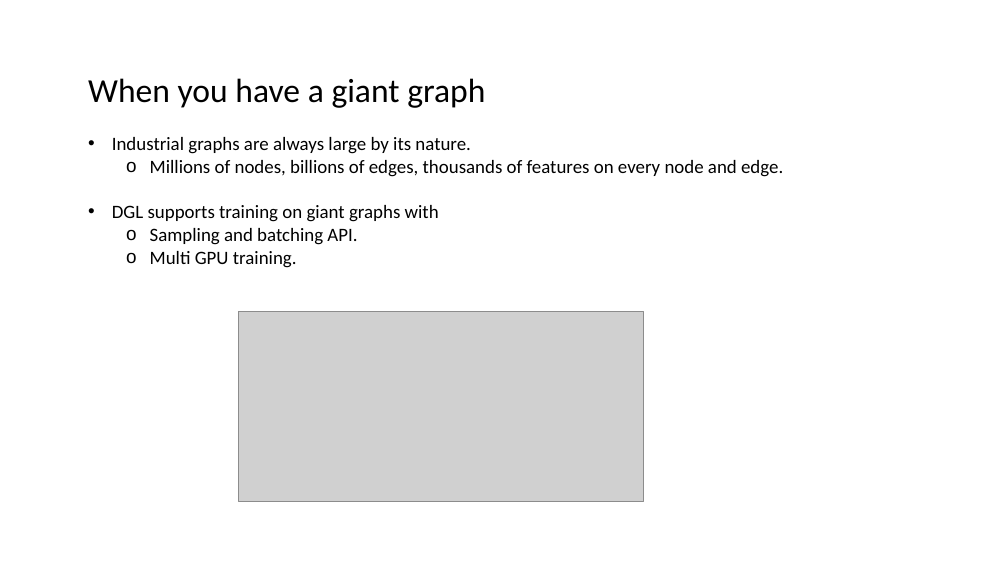
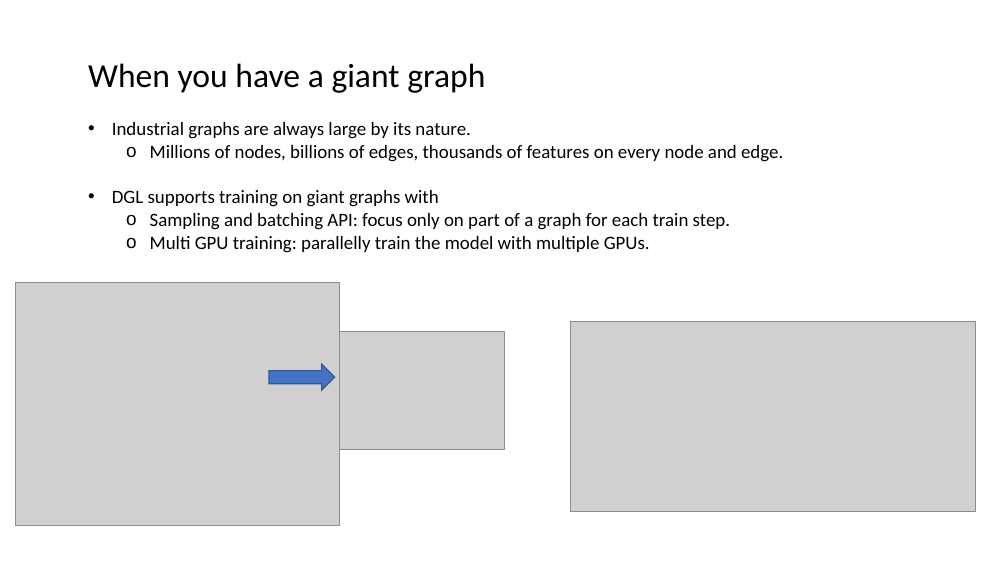
Before and after one commit to 596050/DGL_Internal_Workshop_April2020, a slide deck: slide 9 of Session02.pptx. Drawn at 1008x567 pixels with LibreOffice and Linux fonts; fonts in the diff are those of the drawing; grey boxes stand for pictures. Boxes give left, top, right and bottom in pixels: in the first picture for what was removed or moved away, otherwise in the second. Text is boxed around its words. In the diff, an @@ line names an element or a change of style, - is before the commit and + after.

```diff
--- a/Session02.pptx
+++ b/Session02.pptx
@@ text "When you have a giant ...": place and size @@
-text "When you have a giant ..." at [88,78,783,268]
+text "When you have a giant ..." at [88,63,783,253]
@@ text at [150,213,730,253]: text changed @@
-  o Sampling and batching API.
-  o Multi GPU training.
+  o Sampling and batching API: focus only on part of a graph for each train step.
+  o Multi GPU training: parallelly train the model with multiple GPUs.
@@ picture added at [16,282,340,525] @@
@@ picture: place and size @@
-picture at [239,312,644,502]
+picture at [570,321,975,512]
@@ picture added at [335,332,504,449] @@
@@ right arrow added at [269,364,335,391], fill #4472C4, outline #325491 1 pt @@
```
Also in this commit, not shown: 6 other slides changed.
